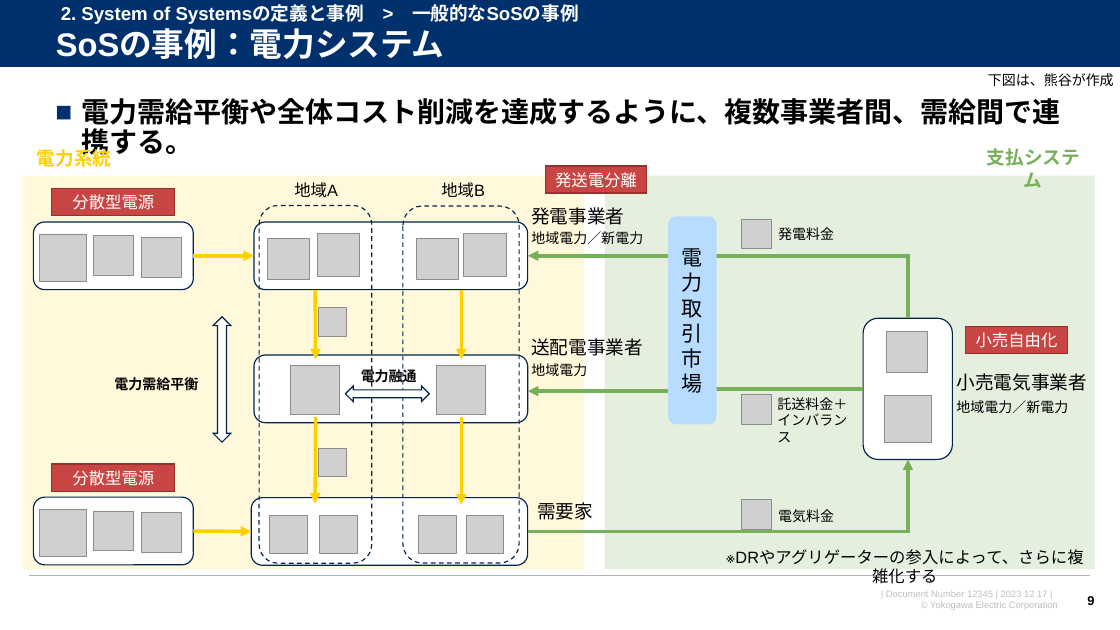
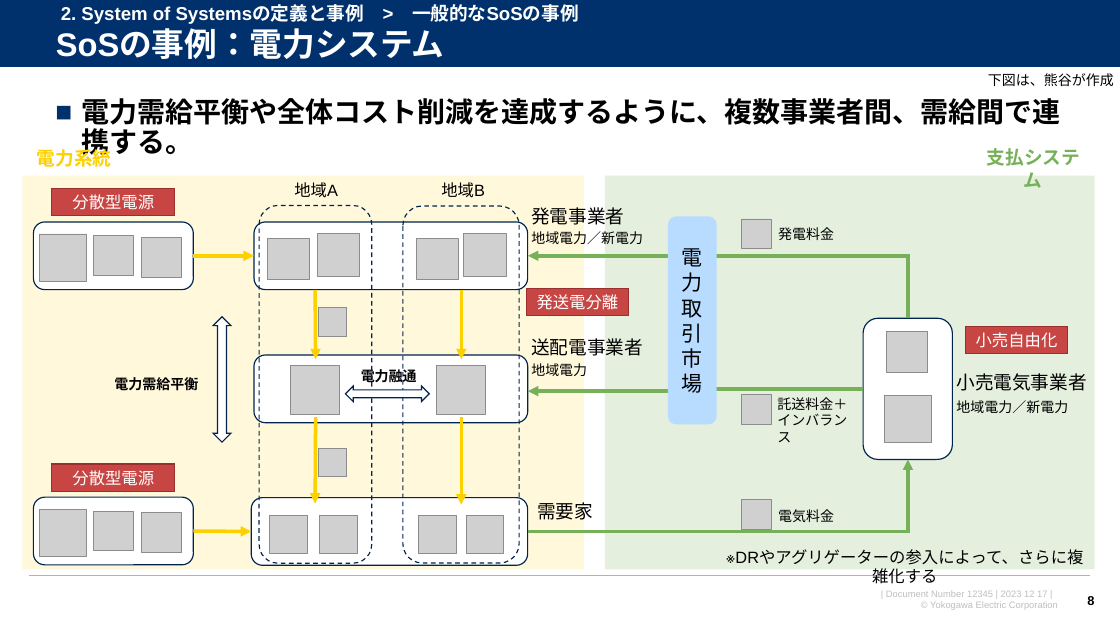
Before and after one commit to watarukumagai-git/opt, a slide deck: slide 8 of SoS/conf2023/231217_横幹連合コンファレンス_熊谷.pptx (slide 9 before the commit). Drawn at 1120x630 pixels with LibreOffice and Linux fonts; fonts in the diff are those of the drawing; grey boxes stand for pictures; background and template pictures are left out. Boxes give left, top, right and bottom in pixels: in the first picture for what was removed or moved away, otherwise in the second. Text is boxed around its words. In the diff, an @@ line names an element or a change of style, - is before the commit and + after.

```diff
--- a/SoS/conf2023/231217_横幹連合コンファレンス_熊谷.pptx
+++ b/SoS/conf2023/231217_横幹連合コンファレンス_熊谷.pptx
@@ rectangle "発送電分離": place and size @@
-rectangle "発送電分離" at [545,166,647,193]
+rectangle "発送電分離" at [527,289,628,316]
```
Also in this commit, not shown: 12 other slides changed, 3 slides added, 2 slides removed.
